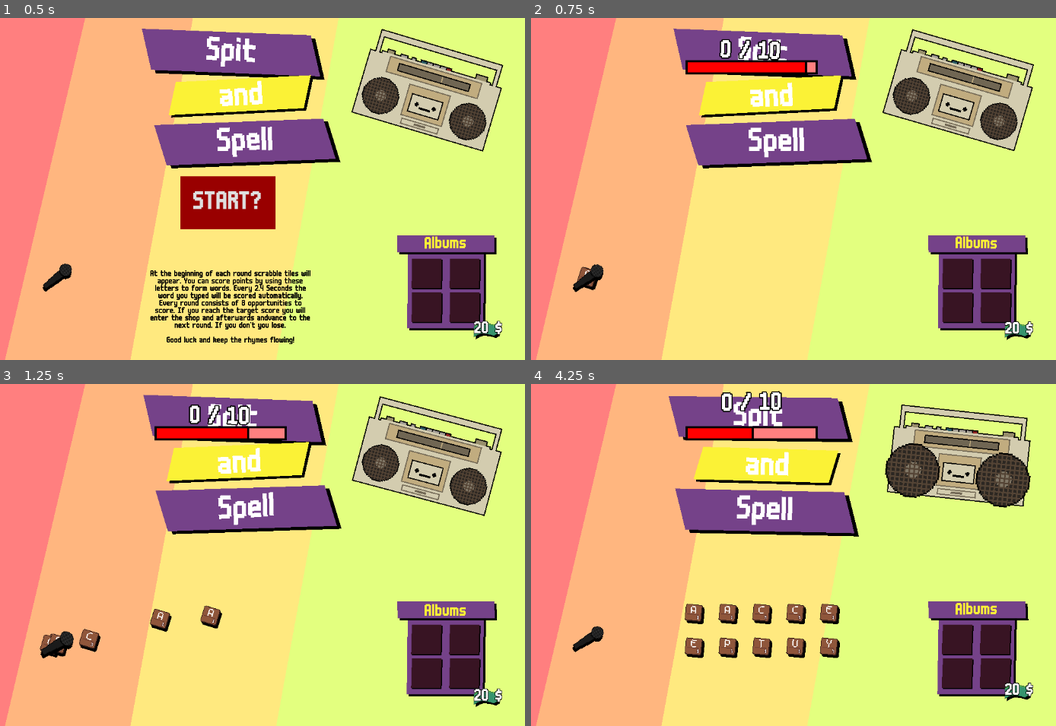
Above: before the commit, frames 1-4 (two rows, left to right).
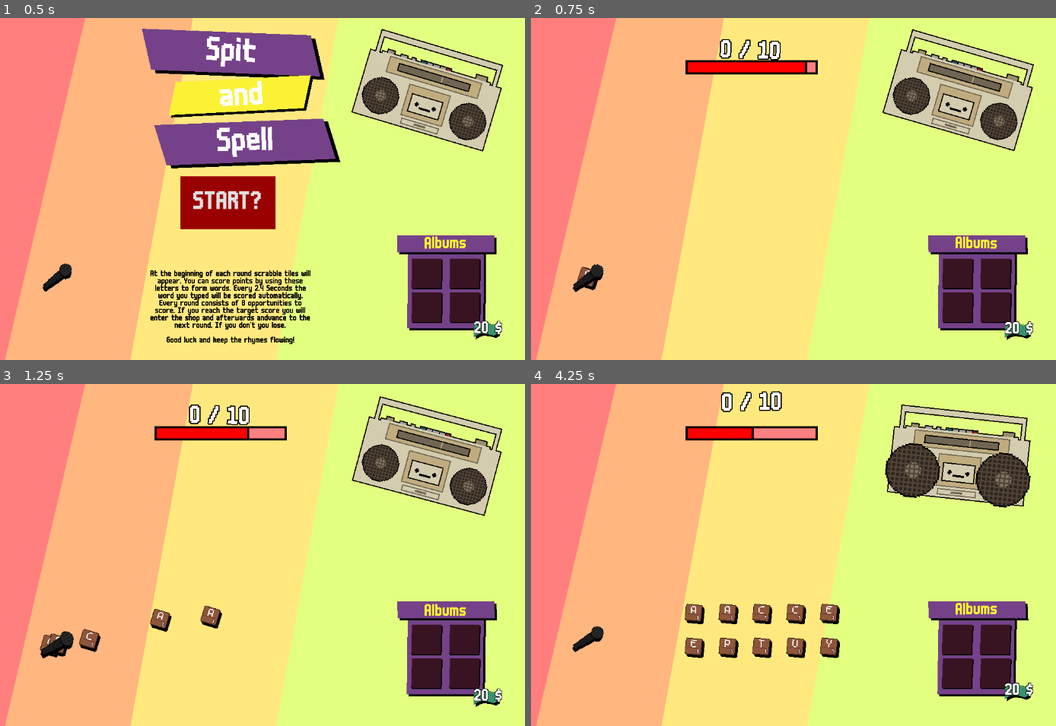
Above: after the commit, the same moments.

Repository: LiranDat/Spitandspell
Game: Godot game, scene res://scenes/main/main.tscn
Two runs of this game, one before a commit and one after it. Both use one fixed random seed, a clock stepped at 60 frames per second and the inputs below.
Inputs (mouse positions are in pixels of both pictures, inside the frame that each line leads up to):
- Up to frame 1 (0.5 s): no input
- Up to frame 2 (0.75 s): click "START?" at 0.5 s
- Up to frame 3 (1.25 s): no input
- Up to frame 4 (4.25 s): move the mouse to (588, 640) at 1.27 s; click (588, 640) at 1.42 s; move the mouse to (693, 650) at 2.02 s; click (693, 650) at 2.17 s; move the mouse to (830, 650) at 2.77 s; click (830, 650) at 2.92 s; move the mouse to (725, 647) at 3.52 s; click (725, 647) at 3.67 s

Frame 1 is identical in both runs. In frame 2, 9.8% of the frame differs, in the area x 27-66%, y 3-44%; in frame 3, 9.9%; in frame 4, 10%, in the area x 26-63%, y 3-45%.
Error in both runs: Invalid access of index '0' on a base object of type: 'PackedStringArray'. (res://scenes/lyrics/lyrics.gd:26)

Commit message:
title zeug

Diff:
--- a/scenes/main/main.gd
+++ b/scenes/main/main.gd
@@ -17,6 +17,7 @@
 
 func start_lyrics():
 	$info.visible = false
+	$title.visible = false
 	level_counter += 1
 	var level = lyrics.instantiate()
 	add_child(level)
--- a/scenes/main/main.tscn
+++ b/scenes/main/main.tscn
@@ -64,19 +64,5 @@
 Good luck and keep the rhymes flowing!"
 horizontal_alignment = 1
 
-[node name="TitlePlacement" type="Control" parent="."]
-layout_mode = 3
-anchors_preset = 15
-anchor_right = 1.0
-anchor_bottom = 1.0
-grow_horizontal = 2
-grow_vertical = 2
-size_flags_horizontal = 3
-
-[node name="Control" type="Control" parent="TitlePlacement"]
-anchors_preset = 0
-offset_right = 40.0
-offset_bottom = 40.0
-
-[node name="Title" parent="TitlePlacement/Control" instance=ExtResource("8_yyfjg")]
+[node name="title" parent="." instance=ExtResource("8_yyfjg")]
 position = Vector2(608, 152)
Not shown: 1 places in scenes/main/main.tscn that only renumber resources
